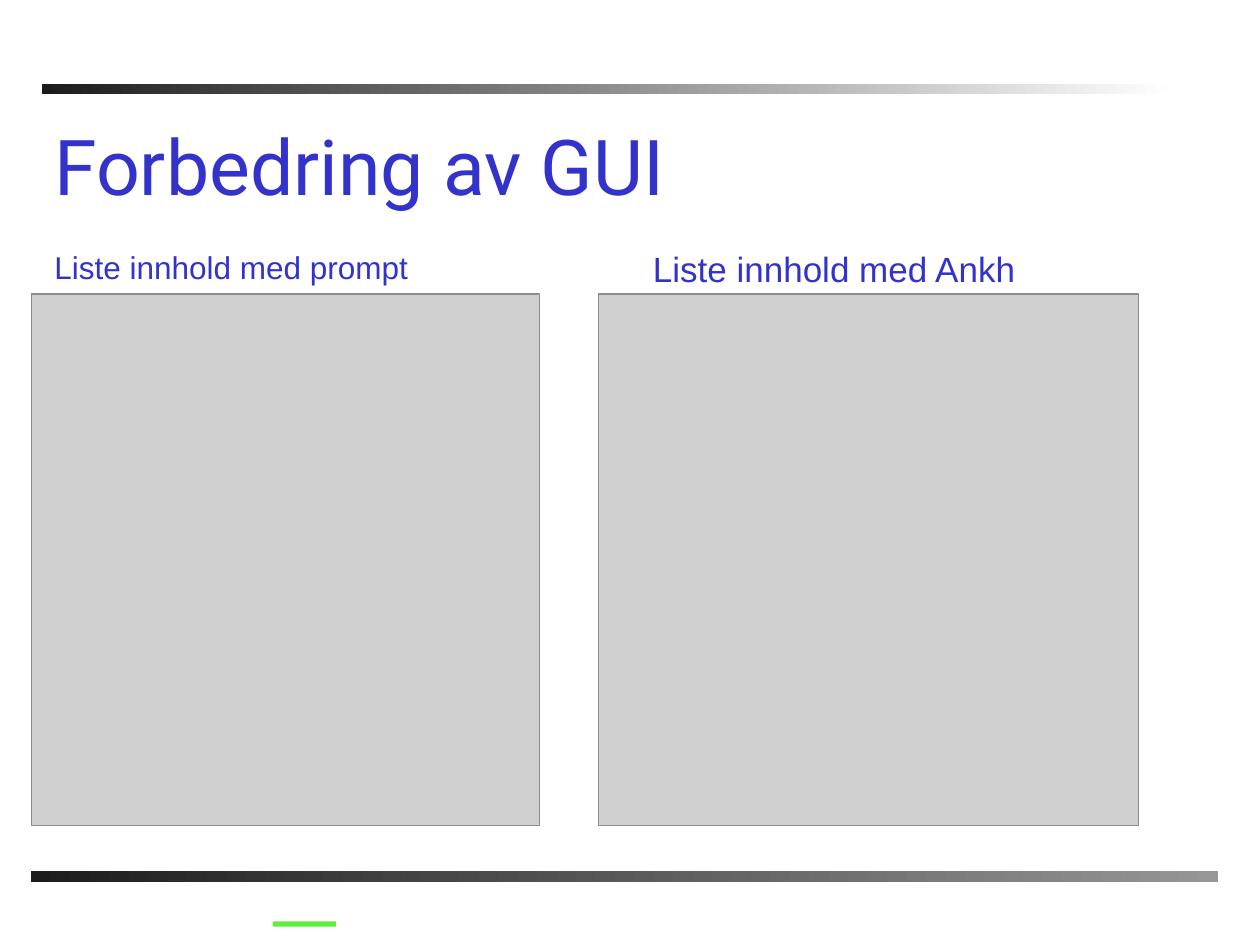
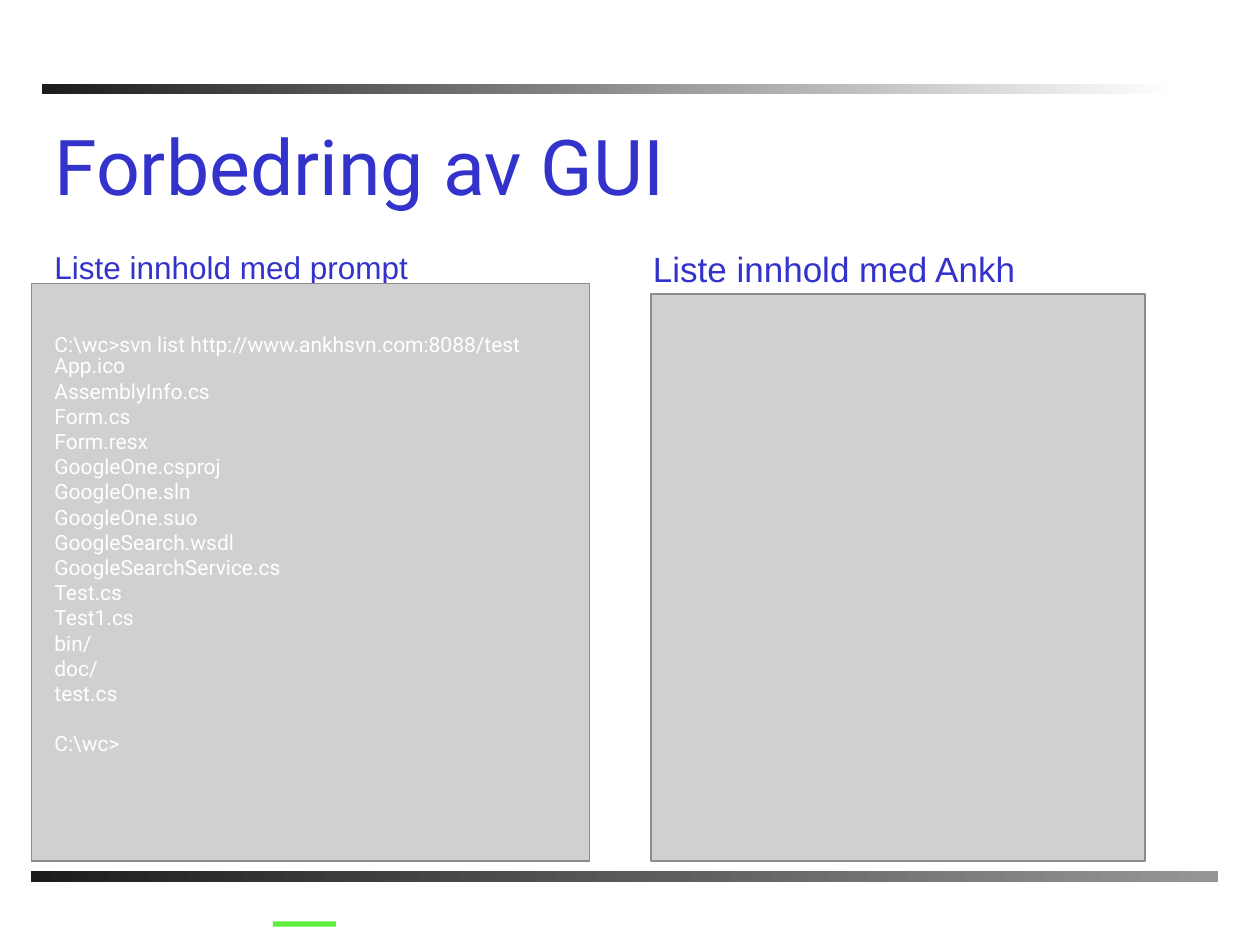
Before and after one commit to PhilJollans/AnkhSVN2019, a slide deck: slide 11 of doc/powerpoint/Subversion_addin_for_VS.NET.ppt. Drawn at 1260x945 pixels with LibreOffice and Linux fonts; fonts in the diff are those of the drawing; grey boxes stand for pictures; background and template pictures are left out. Boxes give left, top, right and bottom in pixels: in the first picture for what was removed or moved away, otherwise in the second. Text is boxed around its words. In the diff, an @@ line names an element or a change of style, - is before the commit and + after.

```diff
--- a/doc/powerpoint/Subversion_addin_for_VS.NET.ppt
+++ b/doc/powerpoint/Subversion_addin_for_VS.NET.ppt
@@ picture: place and size @@
-picture at bbox=[32, 294, 539, 825]
+picture at bbox=[32, 284, 590, 861]
@@ picture removed at bbox=[32, 294, 532, 816] @@
@@ picture: place and size @@
-picture at bbox=[598, 294, 1139, 825]
+picture at bbox=[651, 294, 1145, 861]
@@ text added at bbox=[54, 358, 280, 752], 12 pt, text #FFFFFF @@
+App.ico
+AssemblyInfo.cs
+Form.cs
+Form.resx
+GoogleOne.csproj
+GoogleOne.sln
+GoogleOne.suo
+GoogleSearch.wsdl
+GoogleSearchService.cs
+Test.cs
+Test1.cs
+bin/
+doc/
+test.cs
+C:\wc>
@@ text added at bbox=[54, 337, 520, 359], 12 pt, text #FFFFFF @@
+C:\wc>svn list http://www.ankhsvn.com:8088/test
```
Also in this commit, not shown: 6 other slides changed.
